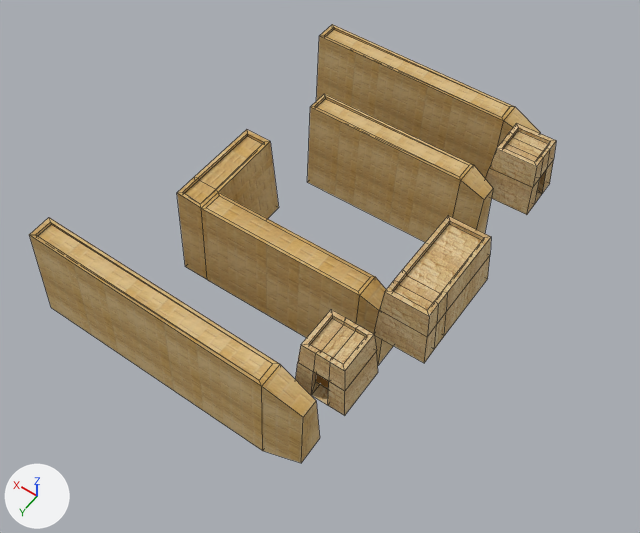
Before and after pictures for a commit that changed the OBJ model Assets/StreamingAssets/Egyptian/Models/Egyptian Port.obj.
Camera for both pictures: a camera (50 mm lens) standing at (-0.728, 0.762, 0.982) and looking at (-0.244, 0.084, -0.082). The axes (+X, +Y, +Z) are drawn at lower left. The lights are the same throughout. Mesh edges are drawn as thin lines. Where no turn or scale is listed for an object, it has been applied to the vertices.

The first picture shows 'Cube.000_Cube.047', 'Cube.001_Cube.049', 'Cube.002_Cube.050', 'Cube.003_Cube.052', 'Cube.024_Cube.016', 'Cube.025_Cube.051', 'Cube.045_Cube.053'.
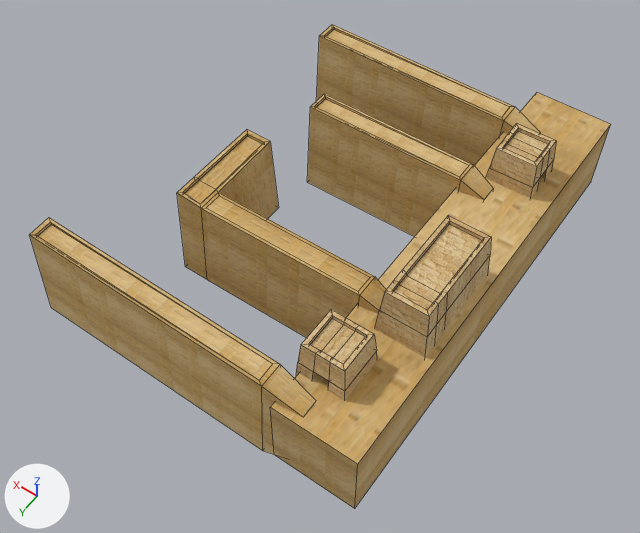
The newer file is also turned or shifted as a whole; pictures and numbers use the older file's frame.

Location of each change, [x1, y1, x2, y2] in pixels of the pictures (640 x 533 px):
'Cube', added (orange)
    after: [270, 92, 611, 509]
'Cube.025_Cube.051', surface changed
    both: [486, 131, 556, 215]

Diff of the bpy script that builds the scene:
```diff
--- a/Assets/StreamingAssets/Egyptian/Models/Egyptian Port.obj.py
+++ b/Assets/StreamingAssets/Egyptian/Models/Egyptian Port.obj.py
@@ mat_none @@
 mat_none = principled_material('None')
-mat_none.texture = img_cheapegyptianbrick_png
+mat_none.texture = img_egyptianbrick_png
 mat_none.roughness = 1.0
@@ me_cube_000_cube_047 @@
 me_cube_000_cube_047.from_pydata(...)  # 40 vertices, 38 faces; spans x -0.406..-0.052, y -0.003..0.182, z -0.124..0.038
-me_cube_000_cube_047.materials.append(mat_none_egyptianbrick_png)  # picture img_egyptianbrick_png
+me_cube_000_cube_047.materials.append(mat_none)  # picture img_egyptianbrick_png
@@ me_cube_001_cube_049 @@
 me_cube_001_cube_049.from_pydata(...)  # 20 vertices, 18 faces; spans x -0.406..0.064, y 0.3..0.362, z -0.124..0.038
-me_cube_001_cube_049.materials.append(mat_none_egyptianbrick_png)  # picture img_egyptianbrick_png
+me_cube_001_cube_049.materials.append(mat_none)  # picture img_egyptianbrick_png
@@ me_cube @@
+me_cube.from_pydata(...)  # a box spanning x -0.398..-0.268, y -0.359..0.359, z -0.121..0.01
+me_cube.materials.append(mat_none)  # picture img_egyptianbrick_png
@@ ob_cube @@
+ob_cube = bpy.data.objects.new('Cube', me_cube)
+ob_cube.location = (-0.096, 0.0, 0.0)
```
